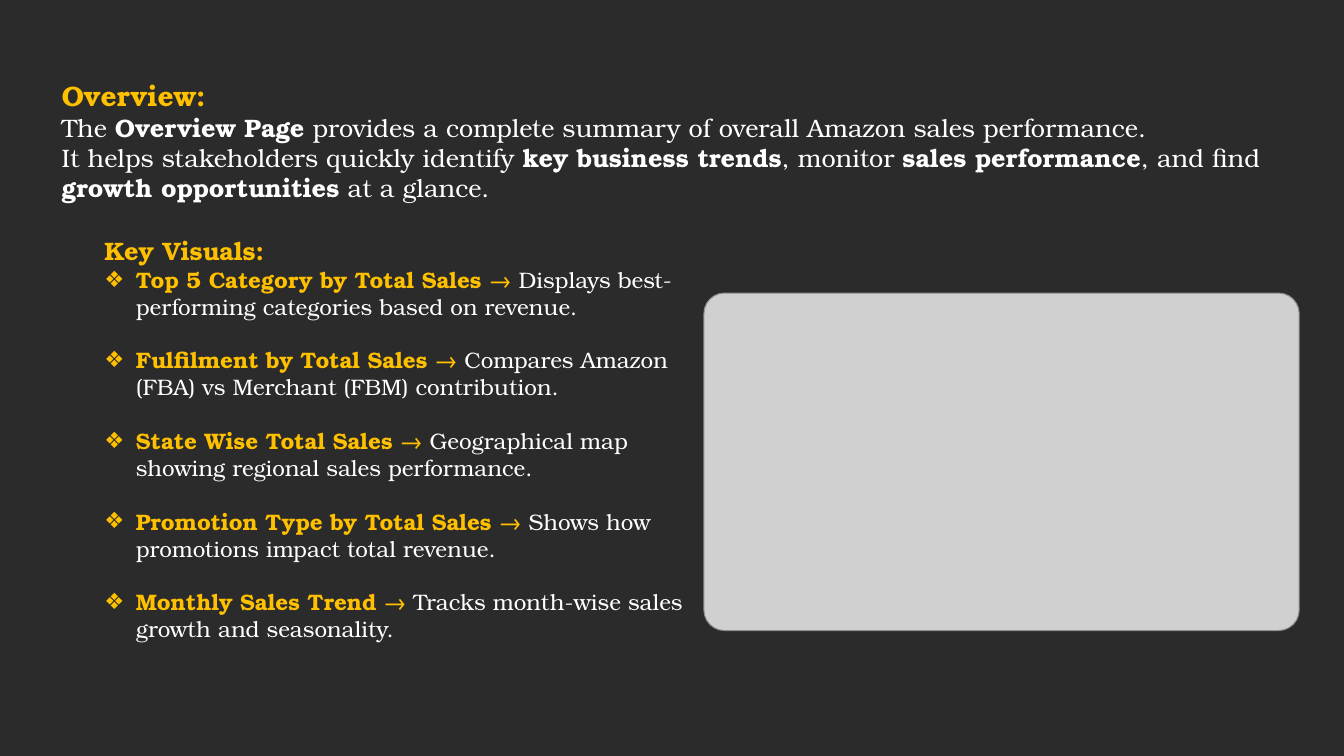
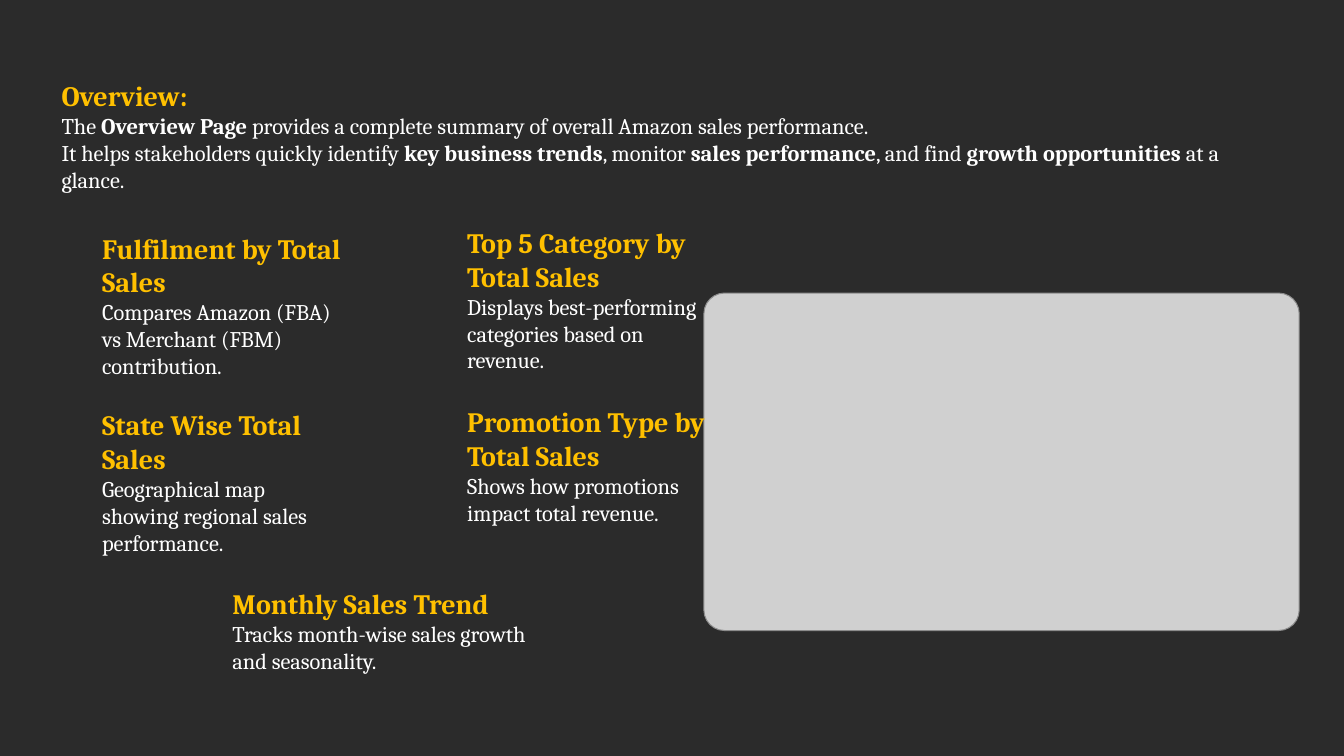
Before and after one commit to prafullwahatule/BI-Amazon-Sale-Report, a slide deck: slide 17 of Report/Amazon Sales Report.pptx. Drawn at 1344x756 pixels with LibreOffice and Linux fonts; fonts in the diff are those of the drawing; grey boxes stand for pictures; background and template pictures are left out; a plain dark background stands for a picture behind light text. Boxes give left, top, right and bottom in pixels: in the first picture for what was removed or moved away, otherwise in the second. Text is boxed around its words. In the diff, an @@ line names an element or a change of style, - is before the commit and + after.

```diff
--- a/Report/Amazon Sales Report.pptx
+++ b/Report/Amazon Sales Report.pptx
@@ text "Overview: The Overview Page provides ..." at (x1=62, y1=86, x2=1220, y2=193): size 18 to 16 pt, font TeX Gyre Bonum to Cambria @@
@@ text added at (x1=102, y1=239, x2=341, y2=374), 16 pt, text #FFFFFF @@
+Fulfilment by Total Sales
+Compares Amazon (FBA) vs Merchant (FBM) contribution.
@@ text added at (x1=467, y1=233, x2=696, y2=368), 16 pt, text #FFFFFF @@
+Top 5 Category by Total Sales
+Displays best-performing categories based on revenue.
@@ text added at (x1=102, y1=415, x2=307, y2=556), 16 pt, text #FFFFFF @@
+State Wise Total Sales
+Geographical map showing regional sales performance.
@@ text added at (x1=467, y1=406, x2=705, y2=526), 16 pt, text #FFFFFF @@
+Promotion Type by Total Sales
+Shows how promotions impact total revenue.
@@ text at (x1=232, y1=594, x2=525, y2=674): text changed; font TeX Gyre Bonum to Cambria @@
-Key Visuals:
-❖ Top 5 Category by Total Sales → Displays best-performing categories based on revenue.
-❖ Fulfilment by Total Sales → Compares Amazon (FBA) vs Merchant (FBM) contribution.
-❖ State Wise Total Sales → Geographical map showing regional sales performance.
-❖ Promotion Type by Total Sales → Shows how promotions impact total revenue.
-❖ Monthly Sales Trend → Tracks month-wise sales growth and seasonality.
+Monthly Sales Trend
+Tracks month-wise sales growth and seasonality.
```
Also in this commit, not shown: 27 other slides changed.
